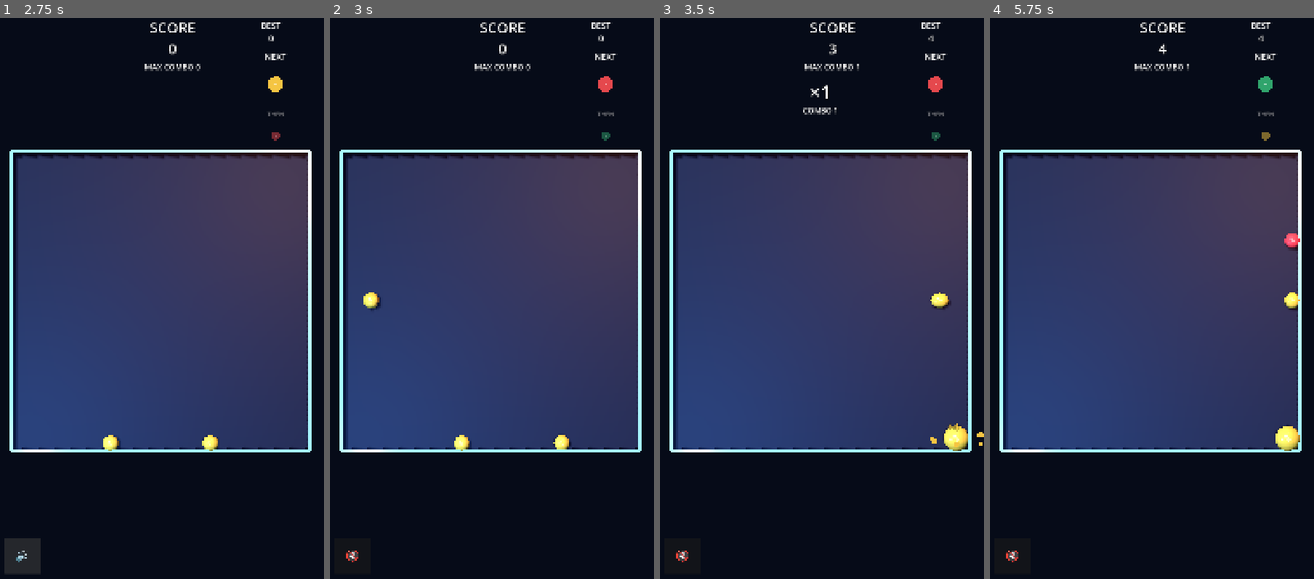
Above: before the commit, frames 1-4 (left to right).
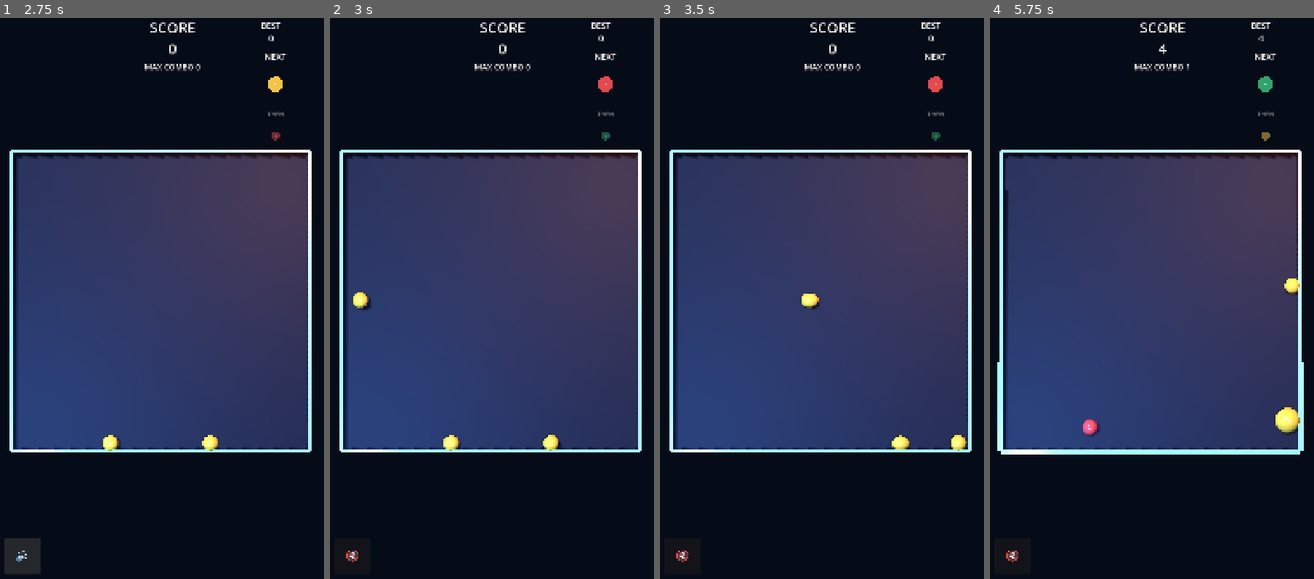
Above: after the commit, the same moments.

Repository: jeongmo-dot/gravity_orb
Game: Godot game, scene res://scenes/Main3D.tscn
Two runs of this game, one before a commit and one after it. Both use one fixed random seed, a clock stepped at 60 frames per second and the inputs below.
Inputs (mouse positions are in pixels of both pictures, inside the frame that each line leads up to):
- Up to frame 1 (2.75 s): click "CLASSIC 턴제" at 0.5 s; click "🔊" at 1.25 s; click "🔇" at 2 s
- Up to frame 2 (3 s): tap Enter at 2.75 s; move the mouse to (563, 270) at 2.77 s; hold Right (gravity_right) from 2.78 s (still down); click (563, 270) at 2.92 s
- Up to frame 3 (3.5 s): keep holding Right (gravity_right)
- Up to frame 4 (5.75 s): release Right (gravity_right) at 3.5 s; drag from (1083, 332) to (1135, 416) at 3.52 s; move the mouse to (1184, 175) at 4.27 s; hold Right (gravity_right) 4.28-5 s; drag from (1135, 416) to (1051, 214) at 5.02 s

Frame 1 is identical in both runs. In frame 2, 0.6% of the frame differs, in the area x 7-75%, y 48-78%; in frame 3, 0.9%; in frame 4, 1.8%, in the area x 2-97%, y 24-78%.

Commit message:
[#60 M8] 중력 레벨 차등 강화

Diff:
--- a/config/GameConfig.gd
+++ b/config/GameConfig.gd
@@ -15,8 +15,8 @@
 @export var orb_max_level: int = 7
 @export var orb_base_mass: float = 1.0
 @export var mass_exponent: float = 2.0
-@export var gravity_strength: float = 3600.0
-@export var gravity_level_scale: float = 0.1
+@export var gravity_strength: float = 1800.0
+@export var gravity_level_scale: float = 0.25
 @export var orb_friction: float = 0.3
 @export var orb_bounce: float = 0.15
 @export var wall_friction: float = 0.3
--- a/config/default_config.tres
+++ b/config/default_config.tres
@@ -11,8 +11,8 @@
 orb_max_level = 7
 orb_base_mass = 1.0
 mass_exponent = 2.0
-gravity_strength = 3600.0
-gravity_level_scale = 0.1
+gravity_strength = 1800.0
+gravity_level_scale = 0.25
 orb_friction = 0.3
 orb_bounce = 0.15
 wall_friction = 0.3
--- a/tests/scenarios/test_jolt_integration.gd
+++ b/tests/scenarios/test_jolt_integration.gd
@@ -120,6 +120,8 @@
 			result = orb
 			break
 	assert_true(result != null and result.is_ghost, "overlapped merge result is ghost")
+	blocker.get_physics_body().freeze = true
+	result.get_physics_body().freeze = true
 	assert_true(
 		board.maximum_normal_overlap(result) > Config.data.ghost_exit_overlap,
 		"blocker keeps result above exit overlap"
--- a/tests/spike/run_blitz_measurement.gd
+++ b/tests/spike/run_blitz_measurement.gd
@@ -46,6 +46,7 @@
 		"color_count": _color_count,
 		"refill_rule": _refill_rule,
 		"gravity_strength": Config.data.gravity_strength,
+		"gravity_level_scale": Config.data.gravity_level_scale,
 		"seeds": rows,
 		"config": {
 			"duration": Config.data.blitz_duration,
@@ -95,6 +96,8 @@
 	var departed_ids: Dictionary = {}
 	var divergent_ids: Dictionary = {}
 	var physics_frame_index: int = 0
+	var pending_layer_samples: Array[Dictionary] = []
+	var layer_distances: Dictionary = _empty_layer_distances()
 	while manager.state != BlitzManager.State.FINISHED:
 		await get_tree().physics_frame
 		session_elapsed += tick
@@ -103,7 +106,27 @@
 			bot_elapsed += tick
 			while bot_elapsed + 0.000001 >= _bot_interval:
 				bot_elapsed -= _bot_interval
-				manager.on_swipe(_choose_bot_direction(board, spawner, manager.gravity))
+				var direction: Vector2i = _choose_bot_direction(
+					board,
+					spawner,
+					manager.gravity
+				)
+				var accepted_before: int = manager.accepted_swipes
+				manager.on_swipe(direction)
+				if manager.accepted_swipes > accepted_before:
+					pending_layer_samples.append({
+						"due_time": session_elapsed + 1.0,
+					})
+		while (
+			not pending_layer_samples.is_empty()
+			and float(pending_layer_samples[0]["due_time"]) <= session_elapsed
+		):
+			var sample: Dictionary = pending_layer_samples.pop_front() as Dictionary
+			_accumulate_layer_distances(
+				board,
+				manager.gravity,
+				layer_distances
+			)
 		while manager.play_time_elapsed + 0.000001 >= next_occupancy_sample:
 			occupancy_timeline.append({
 				"second": int(next_occupancy_sample),
@@ -170,6 +193,7 @@
 		"max_pair_penetration_px_sampled_10hz": max_pair,
 		"departures": departed_ids.size(),
 		"divergences": divergent_ids.size(),
+		"layer_distance_by_level": _finalize_layer_distances(layer_distances),
 	}
 	print(
 		"BLITZ_SEED rule=%s colors=%d bot=%s interval=%.1f seed=%d score=%d reactions=%d passive=%.1f%% rate=%.2f/s chain=%d productive=%.1f%% fever=%.1f%% blast=%d spawn=%d batch_max=%d debt=%d skipped=%d bonus=%.1f play=%.2f wall=%.3f pair=%.3f departures=%d divergences=%d" % [
@@ -312,6 +336,65 @@
 			divergent_ids[id] = true
 
 
+func _empty_layer_distances() -> Dictionary:
+	var distances: Dictionary = {}
+	for level: int in range(1, 8):
+		distances["L%d" % level] = {"sum": 0.0, "samples": 0}
+	return distances
+
+
+func _accumulate_layer_distances(
+	board: Board3D,
+	gravity: Vector2i,
+	distances: Dictionary
+) -> void:
+	var half: float = board.half_size()
+	for orb: Orb3D in board.get_orbs():
+		if orb.is_ghost or orb.is_waiting_at_entrance:
+			continue
+		var key: String = "L%d" % orb.level
+		if not distances.has(key):
+			distances[key] = {"sum": 0.0, "samples": 0}
+		var values: Dictionary = distances[key] as Dictionary
+		values["sum"] = float(values["sum"]) + _distance_to_gravity_wall(
+			orb.position,
+			gravity,
+			half
+		)
+		values["samples"] = int(values["samples"]) + 1
+
+
+func _distance_to_gravity_wall(
+	position: Vector2,
+	gravity: Vector2i,
+	half: float
+) -> float:
+	if gravity == Vector2i.DOWN:
+		return half - position.y
+	if gravity == Vector2i.UP:
+		return half + position.y
+	if gravity == Vector2i.RIGHT:
+		return half - position.x
+	return half + position.x
+
+
+func _finalize_layer_distances(distances: Dictionary) -> Dictionary:
+	var result: Dictionary = {}
+	for key_value: Variant in distances.keys():
+		var key: String = str(key_value)
+		var values: Dictionary = distances[key] as Dictionary
+		var samples: int = int(values["samples"])
+		result[key] = {
+			"mean_px": (
+				float(values["sum"]) / float(samples)
+				if samples > 0
+				else 0.0
+			),
+			"samples": samples,
+		}
+	return result
+
+
 func _safe_percent(numerator: int, denominator: int) -> float:
 	if denominator <= 0:
 		return 0.0
@@ -409,6 +492,10 @@
 			Config.data.gravity_strength = argument.trim_prefix(
 				"--gravity-strength="
 			).to_float()
+		elif argument.begins_with("--gravity-level-scale="):
+			Config.data.gravity_level_scale = argument.trim_prefix(
+				"--gravity-level-scale="
+			).to_float()
 
 
 func _apply_color_count() -> void:
--- a/tests/spike/run_blitz_responsiveness_measurement.gd
+++ b/tests/spike/run_blitz_responsiveness_measurement.gd
@@ -4,6 +4,7 @@
 const OUTPUT_PREFIX: String = "--output="
 const SEED_PREFIX: String = "--seed="
 const GRAVITY_STRENGTH_PREFIX: String = "--gravity-strength="
+const GRAVITY_LEVEL_SCALE_PREFIX: String = "--gravity-level-scale="
 const RUN_DURATION_SECONDS: float = 8.0
 const FRAME_WARMUP_SECONDS: float = 0.5
 const BOT_INTERVAL_SECONDS: float = 0.30
@@ -215,6 +216,7 @@
 	return {
 		"seed": _seed,
 		"gravity_strength": Config.data.gravity_strength,
+		"gravity_level_scale": Config.data.gravity_level_scale,
 		"duration_seconds": RUN_DURATION_SECONDS,
 		"frame_samples_ms": _frame_samples_ms,
 		"input_latency_ms": _input_latency_ms,
@@ -253,3 +255,7 @@
 			Config.data.gravity_strength = argument.trim_prefix(
 				GRAVITY_STRENGTH_PREFIX
 			).to_float()
+		elif argument.begins_with(GRAVITY_LEVEL_SCALE_PREFIX):
+			Config.data.gravity_level_scale = argument.trim_prefix(
+				GRAVITY_LEVEL_SCALE_PREFIX
+			).to_float()
--- a/tests/spike/run_jolt_3d_measurement.gd
+++ b/tests/spike/run_jolt_3d_measurement.gd
@@ -228,6 +228,7 @@
 	var seed_max_pair_end_turn: int = 0
 	var seed_max_wall: float = 0.0
 	var entrance_blocked_turns: int = 0
+	var layer_distances: Dictionary = _empty_layer_distances()
 	for turn_offset: int in range(max_turns):
 		_turn_shock_events.clear()
 		_current_measurement_turn = turn_offset + 1
@@ -315,6 +316,8 @@
 			]
 		if not same_direction:
 			_record_movement(bin_values, before, board, direction)
+		if not bool(frame_metrics["aborted"]):
+			_accumulate_layer_distances(board, manager.gravity, layer_distances)
 		if record_hashes:
 			hashes.append(_state_hash(board))
 		if completed_turns % 10 == 0:
@@ -351,6 +354,7 @@
 		"max_turn_end_pair": seed_max_pair_end,
 		"max_turn_end_pair_turn": seed_max_pair_end_turn,
 		"max_wall_penetration_px": seed_max_wall,
+		"layer_distance_by_level": _finalize_layer_distances(layer_distances),
 		"ghost_completed_count": board.ghost_completed_count,
 		"ghost_timeout_count": board.ghost_timeout_count,
 		"ghost_duration_sum": board.ghost_total_duration,
@@ -428,6 +432,7 @@
 	return {
 		"fall_time_seconds": {
 			"L1": await _measure_fall_time(1),
+			"L4": await _measure_fall_time(4),
 			"L7": await _measure_fall_time(7),
 		},
 		"rolling_impact": {
@@ -604,6 +609,61 @@
 			"level": orb.level,
 		}
 	return snapshot
+
+
+func _empty_layer_distances() -> Dictionary:
+	var distances: Dictionary = {}
+	for level: int in range(1, 8):
+		distances["L%d" % level] = {"sum": 0.0, "samples": 0}
+	return distances
+
+
+func _accumulate_layer_distances(
+	board: Board3D,
+	gravity: Vector2i,
+	distances: Dictionary
+) -> void:
+	var half: float = board.half_size()
+	for orb: Orb3D in board.get_orbs():
+		if orb.is_ghost or orb.is_waiting_at_entrance:
+			continue
+		var key: String = "L%d" % orb.level
+		if not distances.has(key):
+			distances[key] = {"sum": 0.0, "samples": 0}
+		var values: Dictionary = distances[key] as Dictionary
+		values["sum"] = float(values["sum"]) + _distance_to_gravity_wall(
+			orb.position,
+			gravity,
+			half
+		)
+		values["samples"] = int(values["samples"]) + 1
+
+
+func _distance_to_gravity_wall(
+	position: Vector2,
+	gravity: Vector2i,
+	half: float
+) -> float:
+	if gravity == Vector2i.DOWN:
+		return half - position.y
+	if gravity == Vector2i.UP:
+		return half + position.y
+	if gravity == Vector2i.RIGHT:
+		return half - position.x
+	return half + position.x
+
+
+func _finalize_layer_distances(distances: Dictionary) -> Dictionary:
+	var result: Dictionary = {}
+	for key_value: Variant in distances.keys():
+		var key: String = str(key_value)
+		var values: Dictionary = distances[key] as Dictionary
+		var samples: int = int(values["samples"])
+		result[key] = {
+			"mean_px": _safe_ratio(float(values["sum"]), samples),
+			"samples": samples,
+		}
+	return result
 
 
 func _snapshot_occupancy(snapshot: Dictionary) -> float:
--- a/tests/test_config.gd
+++ b/tests/test_config.gd
@@ -54,18 +54,17 @@
 
 func test_m3_turn_defaults() -> void:
 	var config: GameConfig = CONFIG_RESOURCE.duplicate(true) as GameConfig
-	assert_near(config.gravity_strength, 3600.0, TOLERANCE, "gravity strength")
-	assert_near(config.gravity_level_scale, 0.1, TOLERANCE, "gravity level scale")
+	assert_near(config.gravity_strength, 1800.0, TOLERANCE, "gravity strength")
+	assert_near(config.gravity_level_scale, 0.25, TOLERANCE, "gravity level scale")
 	assert_near(
 		config.gravity_for_level(1),
 		config.gravity_strength,
 		TOLERANCE,
 		"level one gravity"
 	)
-	config.gravity_level_scale = 0.1
 	assert_near(
 		config.gravity_for_level(7),
-		config.gravity_strength * 1.6,
+		config.gravity_strength * (1.0 + config.gravity_level_scale * 6.0),
 		TOLERANCE,
 		"level seven gravity"
 	)
--- a/tests/test_jolt_3d.gd
+++ b/tests/test_jolt_3d.gd
@@ -75,8 +75,6 @@
 
 
 func test_level_gravity_scale_accelerates_large_orbs() -> void:
-	var original_scale: float = Config.data.gravity_level_scale
-	Config.data.gravity_level_scale = 0.1
 	var board: Board3D = await _create_board()
 	var orb: Orb3D = board.spawn_orb(
 		OrbTypes.OrbColor.RED,
@@ -86,12 +84,69 @@
 	var body: RigidBody3D = orb.get_physics_body()
 	assert_near(
 		(body.constant_force / body.mass).y,
-		-Config.data.gravity_strength * 1.6 / Orb3D.PIXELS_PER_METER,
+		-Config.data.gravity_for_level(7) / Orb3D.PIXELS_PER_METER,
 		0.001,
 		"level seven scaled gravity"
 	)
 	_cleanup(board)
-	Config.data.gravity_level_scale = original_scale
+
+
+func test_merged_result_uses_new_level_gravity() -> void:
+	var fixture_root: Node = Node.new()
+	fixture_root.name = "JoltMergedGravityFixture"
+	var board: Board3D = BOARD_SCENE.instantiate() as Board3D
+	board.name = "Board"
+	board.unique_name_in_owner = true
+	fixture_root.add_child(board)
+	board.owner = fixture_root
+	var resolver: CollisionResolver = RESOLVER_SCRIPT.new() as CollisionResolver
+	resolver.name = "CollisionResolver"
+	resolver.unique_name_in_owner = true
+	fixture_root.add_child(resolver)
+	resolver.owner = fixture_root
+	tree.root.add_child(fixture_root)
+	await tree.process_frame
+	var control: Orb3D = board.spawn_orb(
+		OrbTypes.OrbColor.RED,
+		1,
+		Vector2(300.0, -300.0)
+	)
+	var first: Orb3D = board.spawn_orb(
+		OrbTypes.OrbColor.GREEN,
+		1,
+		Vector2(-25.0, 0.0)
+	)
+	var second: Orb3D = board.spawn_orb(
+		OrbTypes.OrbColor.GREEN,
+		1,
+		Vector2(25.0, 0.0)
+	)
+	resolver.report_contact(first, second)
+	assert_eq(resolver.flush(), 1, "L1 pair merges once")
+	var merged: Orb3D
+	for orb: Orb3D in board.get_orbs():
+		if orb.level == 2:
+			merged = orb
+	assert_true(merged != null, "merge creates L2 result")
+	if merged != null:
+		var merged_body: RigidBody3D = merged.get_physics_body()
+		assert_near(
+			merged_body.constant_force.length(),
+			merged_body.mass
+			* Config.data.gravity_strength
+			* (1.0 + Config.data.gravity_level_scale)
+			/ Orb3D.PIXELS_PER_METER,
+			0.001,
+			"merged L2 force uses the 1.25 level multiplier"
+		)
+	var control_body: RigidBody3D = control.get_physics_body()
+	assert_near(
+		control_body.constant_force.length(),
+		control_body.mass * Config.data.gravity_strength / Orb3D.PIXELS_PER_METER,
+		0.001,
+		"same-board L1 force uses the 1.0 multiplier"
+	)
+	_cleanup(fixture_root)
 
 
 func test_new_color_3d_materials_match_display_table() -> void:
Not shown, changed: docs/jeongmo_codex_to_claude.md
Not shown, changed: tests/run_blitz_responsiveness_measurement.ps1
Not shown, changed: tests/run_gravity_comparison.ps1
